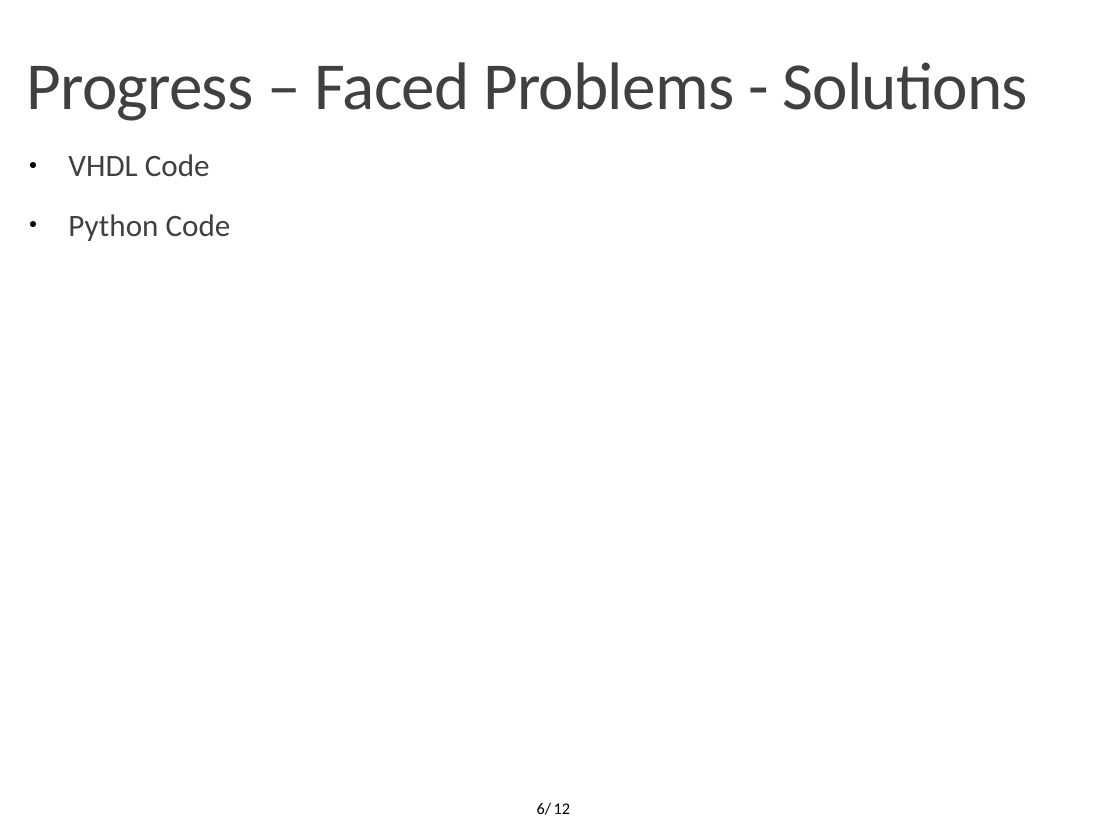
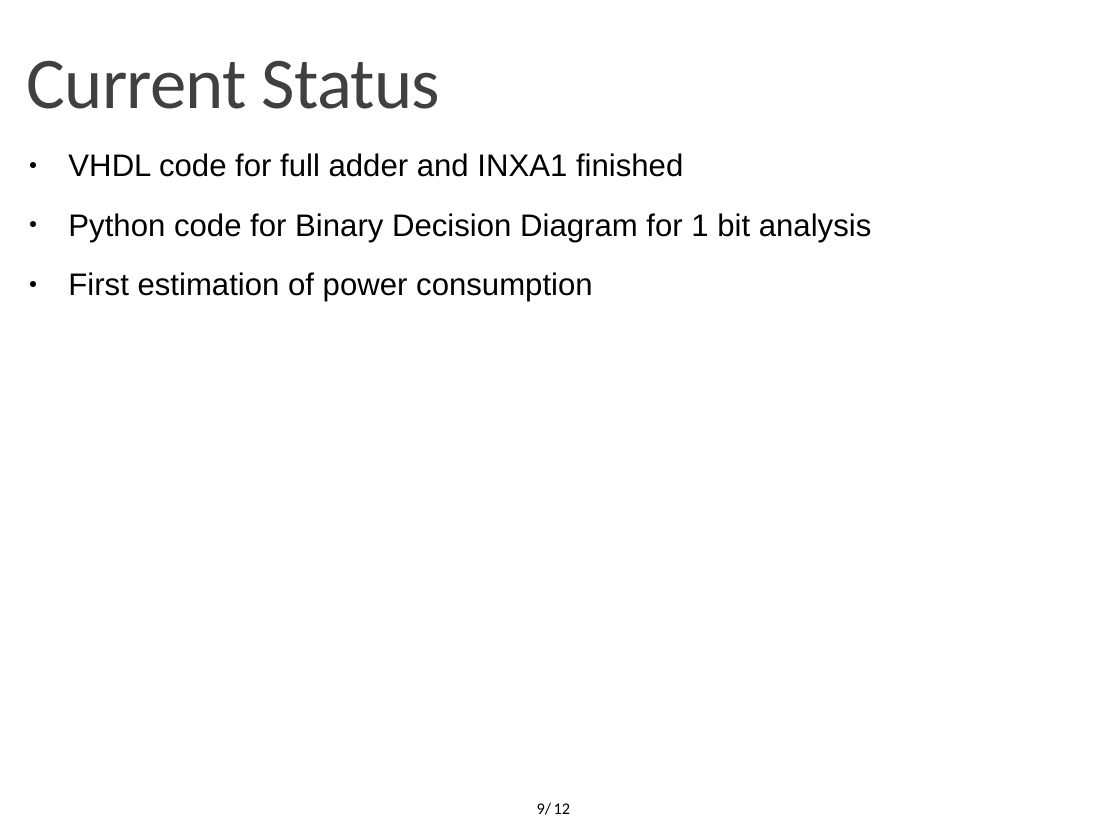
Before and after one commit to OrionLightning/Approximate-Circuit, a slide deck: slide 9 of Presentation Slides/Midterm 23-11-2021.pptx (slide 6 before the commit). Drawn at 1120x840 pixels with LibreOffice and Linux fonts; fonts in the diff are those of the drawing; background and template pictures are left out. Boxes give left, top, right and bottom in pixels: in the first picture for what was removed or moved away, otherwise in the second. Text is boxed around its words. In the diff, an @@ line names an element or a change of style, - is before the commit and + after.

```diff
--- a/Presentation Slides/Midterm 23-11-2021.pptx
+++ b/Presentation Slides/Midterm 23-11-2021.pptx
@@ text at bbox=[27, 60, 440, 109]: text changed; size 43.2 to 46.8 pt @@
-Progress – Faced Problems - Solutions
+Current Status
@@ text at bbox=[68, 153, 871, 302]: text changed; font Calibri to Arial; text colour #404040 to #000000 @@
-● VHDL Code
-● Python Code
+● VHDL code for full adder and INXA1 finished
+● Python code for Binary Decision Diagram for 1 bit analysis
+● First estimation of power consumption
@@ page number at bbox=[537, 802, 551, 815]: text changed @@
-6/
+9/
```
Also in this commit, not shown: 3 other slides changed, 2 slides added.
